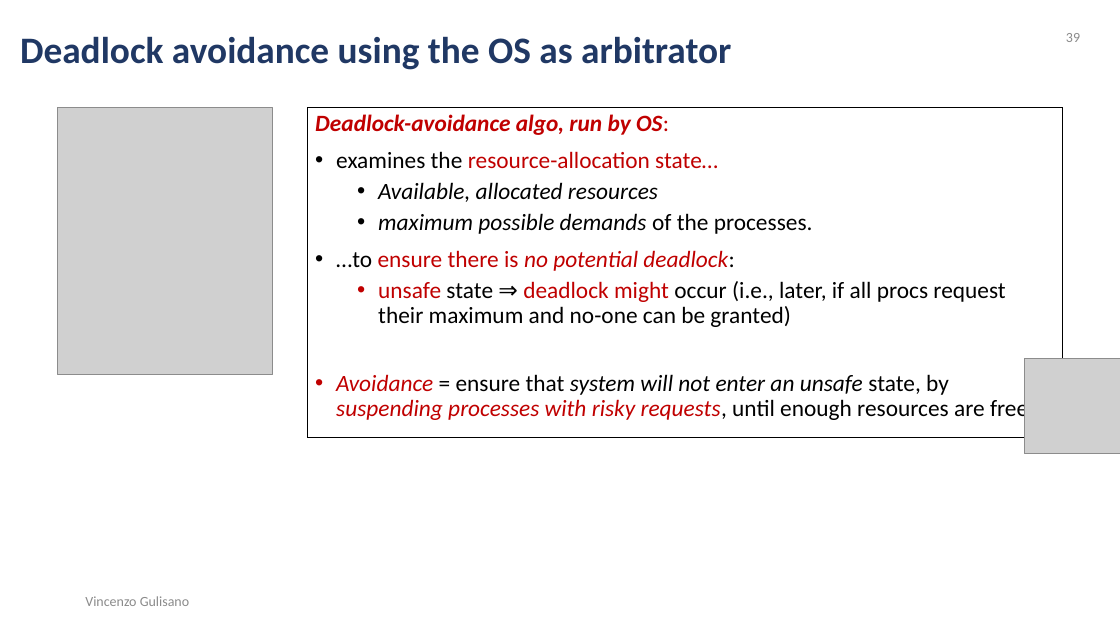
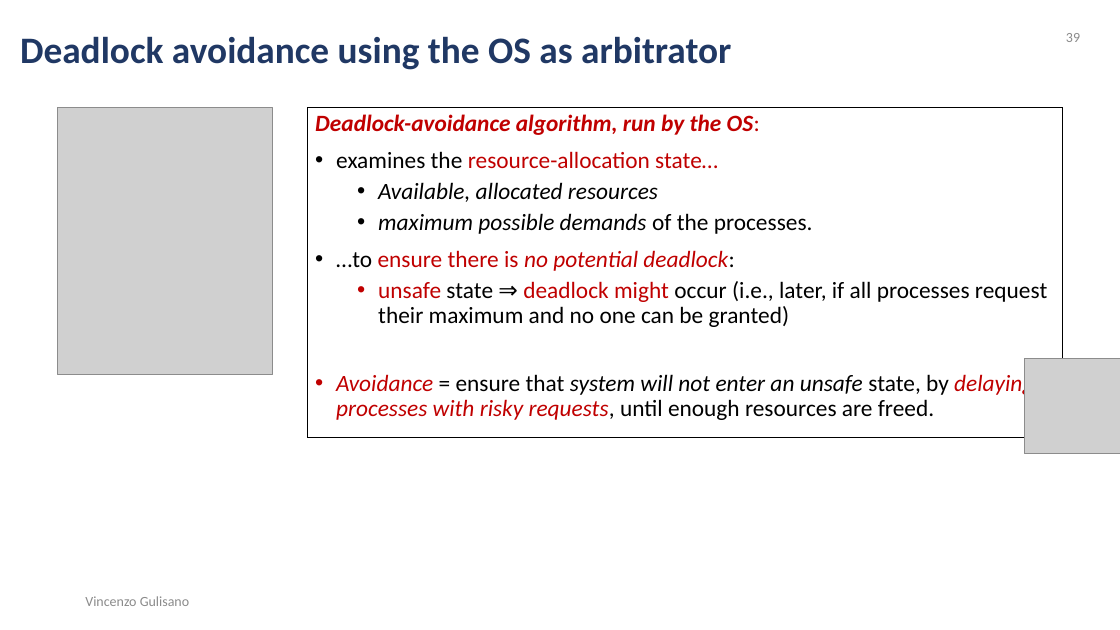
Before and after one commit to Josefgus/os_material, a slide deck: slide 39 of synchronization_part_2/synchronization_part_2.pptx. Drawn at 1120x630 pixels with LibreOffice and Linux fonts; fonts in the diff are those of the drawing; grey boxes stand for pictures. Boxes give left, top, right and bottom in pixels: in the first picture for what was removed or moved away, otherwise in the second. Text is boxed around its words. In the diff, an @@ line names an element or a change of style, - is before the commit and + after.

```diff
--- a/synchronization_part_2/synchronization_part_2.pptx
+++ b/synchronization_part_2/synchronization_part_2.pptx
@@ text at <box>315,114,760,135</box>: text changed @@
-Deadlock-avoidance algo, run by OS:
+Deadlock-avoidance algorithm, run by the OS:
@@ text at <box>336,281,1047,420</box>: text changed @@
-  • unsafe state ⇒ deadlock might occur (i.e., later, if all procs request their maximum and no-one can be granted)
-• Avoidance = ensure that system will not enter an unsafe state, by suspending processes with risky requests, until enough resources are freed.
+  • unsafe state ⇒ deadlock might occur (i.e., later, if all processes request their maximum and no one can be granted)
+• Avoidance = ensure that system will not enter an unsafe state, by delaying processes with risky requests, until enough resources are freed.
```
Also in this commit, not shown: 4 other slides changed, 1 other file.
